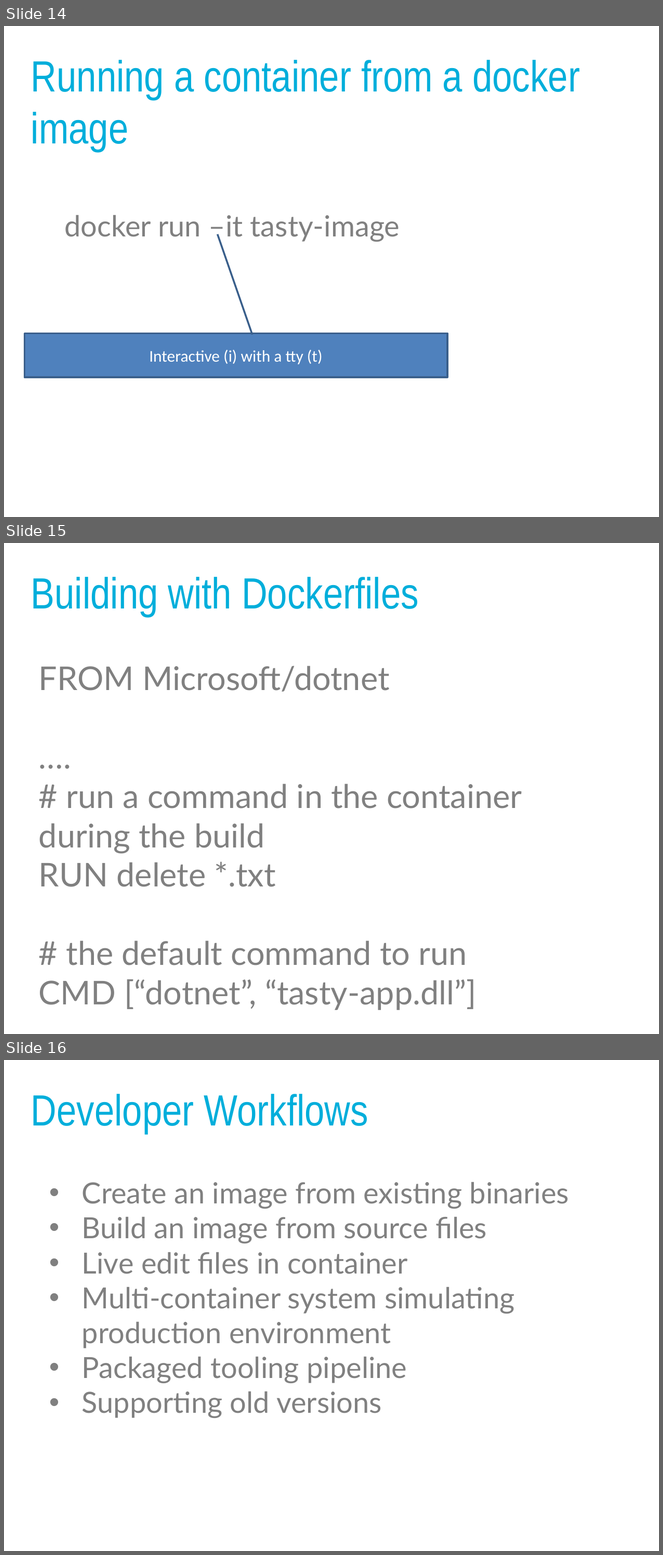
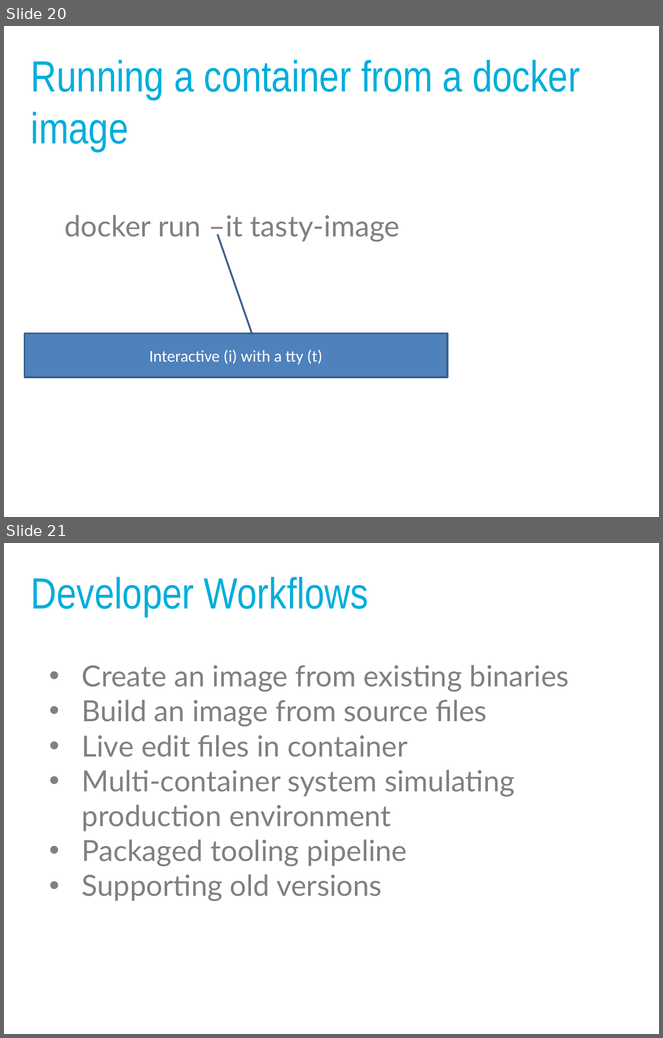
Before and after one commit to panmanphil/introduction-to-docker, a slide deck: DockerTalkThatConference2018.pptx. Shown one above the other, each under a label of ours: slides 14, 15 and 16 before the commit, slides 20 and 21 after it. The pictures are 663x1555 and 663x1038 pixels, drawn with LibreOffice and Linux fonts; fonts in the diff are those of the drawing. Boxes give left, top, right and bottom in pixels: in the first picture for what was removed or moved away, otherwise in the second. Text is boxed around its words. In the diff, an @@ line names an element or a change of style, - is before the commit and + after.

```diff
--- a/DockerTalkThatConference2018.pptx
+++ b/DockerTalkThatConference2018.pptx
@@ slide 15 removed at (4, 543, 659, 1034), background #FFFFFF @@
@@ text removed at (31, 577, 418, 616) @@
-Building with Dockerfiles
@@ text removed at (39, 666, 522, 1010) @@
-FROM Microsoft/dotnet
-….
-# run a command in the container during the build
-RUN delete *.txt
-# the default command to run
-CMD [“dotnet”, “tasty-app.dll”]
@@ what was slide 14 is now slide 20 @@
@@ what was slide 16 is now slide 21 @@
```
Also in this commit, not shown: 4 slides changed, 5 slides added, 10 other slides removed, 6 other files.
